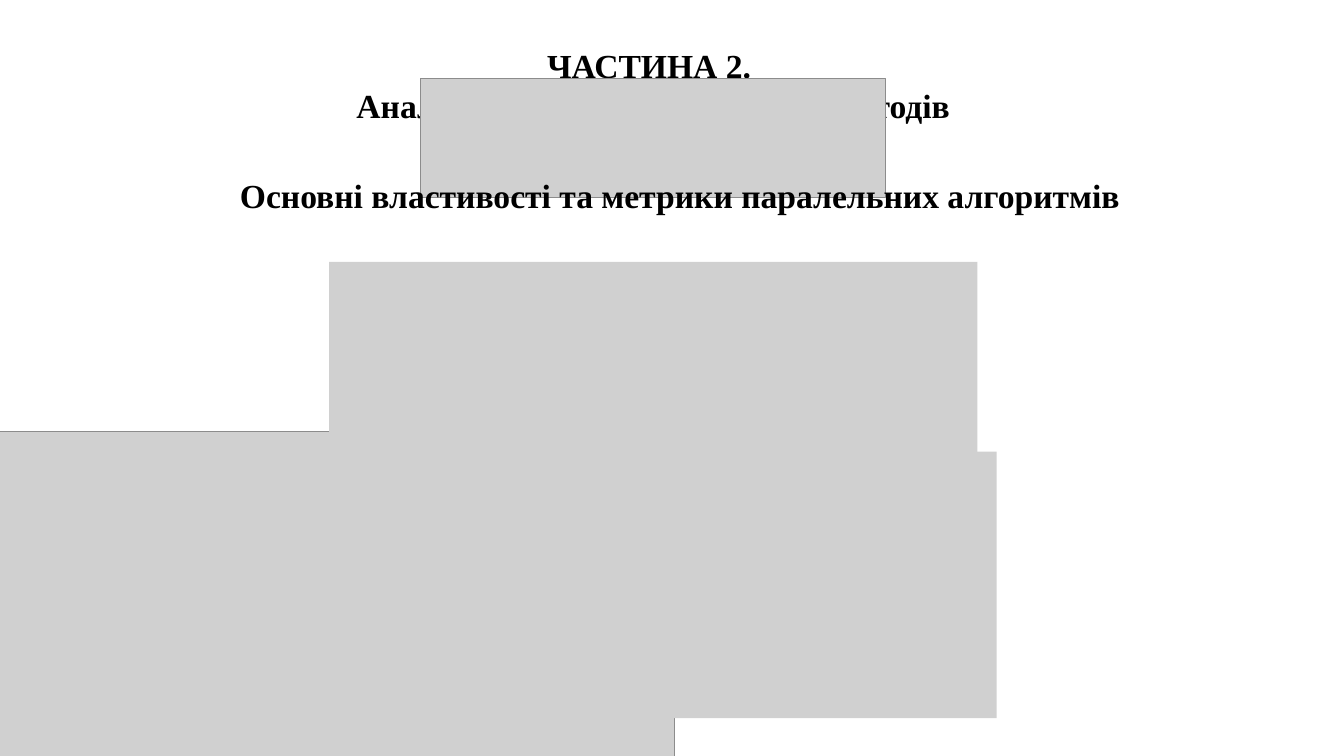
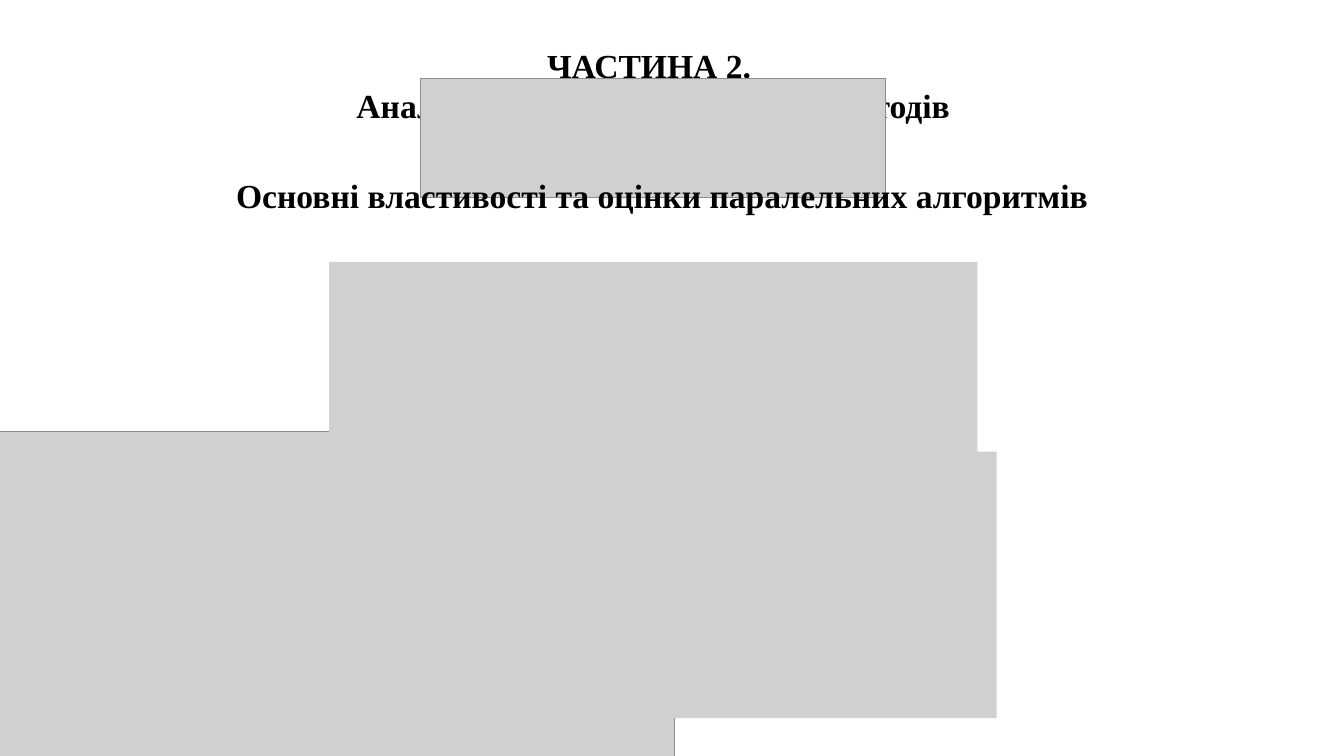
Before and after one commit to icrosil/R_-_UR_methods, a slide deck: slide 7 of types/Illia_Olenchenko_Presentation.pptx. Drawn at 1344x756 pixels with LibreOffice and Linux fonts; fonts in the diff are those of the drawing; grey boxes stand for pictures. Boxes give left, top, right and bottom in pixels: in the first picture for what was removed or moved away, otherwise in the second. Text is boxed around its words. In the diff, an @@ line names an element or a change of style, - is before the commit and + after.

```diff
--- a/types/Illia_Olenchenko_Presentation.pptx
+++ b/types/Illia_Olenchenko_Presentation.pptx
@@ text at (236,182,1088,215): text changed @@
-Основні властивості та метрики паралельних алгоритмів
+Основні властивості та оцінки паралельних алгоритмів
```
Also in this commit, not shown: 13 other slides changed, 4 other files.
